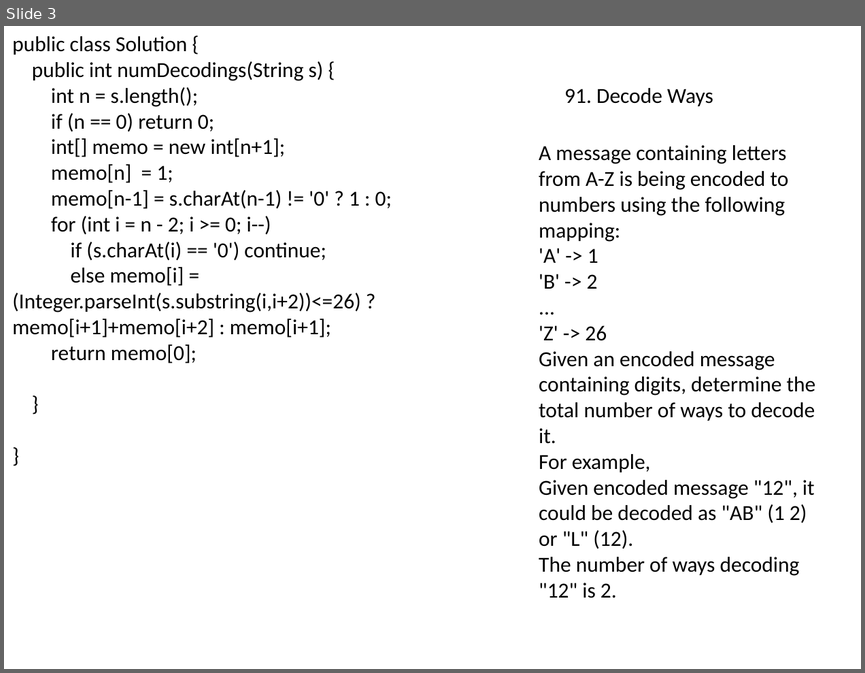
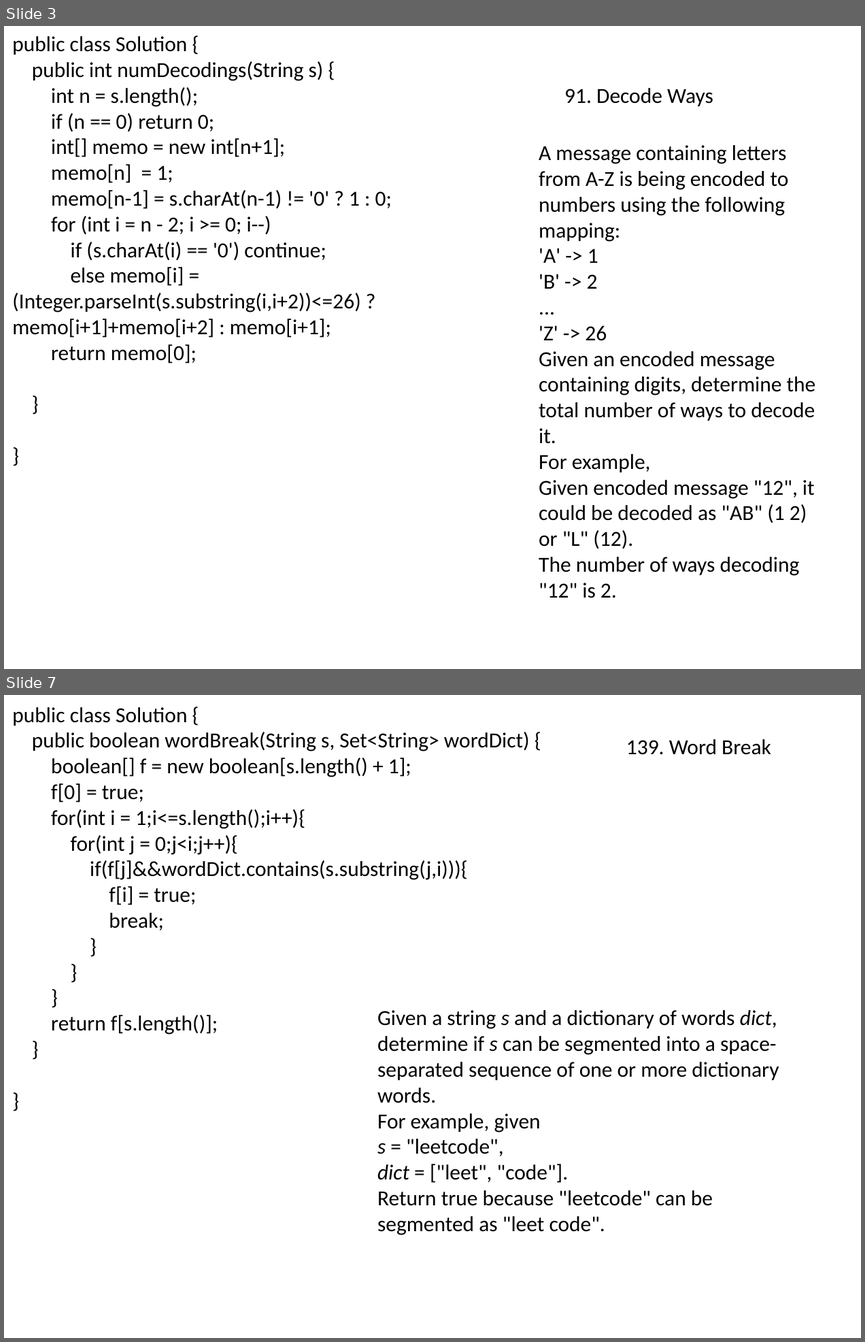
Before and after one commit to songwenxiao/LeetCode-Solutions, a slide deck: Basic/Facebook.pptx. Shown one above the other, each under a label of ours: slide 3 before the commit, slides 3 and 7 after it; the slides between them are not shown. The pictures are 865x673 and 865x1342 pixels, drawn with LibreOffice and Linux fonts; fonts in the diff are those of the drawing. Boxes give left, top, right and bottom in pixels: in the first picture for what was removed or moved away, otherwise in the second. Text is boxed around its words. In the diff, an @@ line names an element or a change of style, - is before the commit and + after.

```diff
--- a/Basic/Facebook.pptx
+++ b/Basic/Facebook.pptx
@@ slide 7 added at (x1=4, y1=695, x2=861, y2=1338), background #FFFFFF @@
@@ text added at (x1=12, y1=707, x2=530, y2=1034), 18 pt, text #000000 @@
+public class Solution {
+public boolean wordBreak(String s, Set<String> wordDict) {
+boolean[] f = new boolean[s.length() + 1];
+f[0] = true;
+for(int i = 1;i<=s.length();i++){
+for(int j = 0;j<i;j++){
+if(f[j]&&wordDict.contains(s.substring(j,i))){
+f[i] = true;
+break;
+}
+}
+}
+return f[s.length()];
+}
+}
@@ text added at (x1=626, y1=739, x2=771, y2=755), 18 pt, text #000000 @@
+139. Word Break
@@ text added at (x1=377, y1=1010, x2=779, y2=1235), 18 pt, text #000000 @@
+Given a string s and a dictionary of words dict, determine if s can be segmented into a space-separated sequence of one or more dictionary words.
+For example, given
+s = "leetcode",
+dict = ["leet", "code"].
+Return true because "leetcode" can be segmented as "leet code".
```
Also in this commit, not shown: 14 other slides added, 4 other files.
